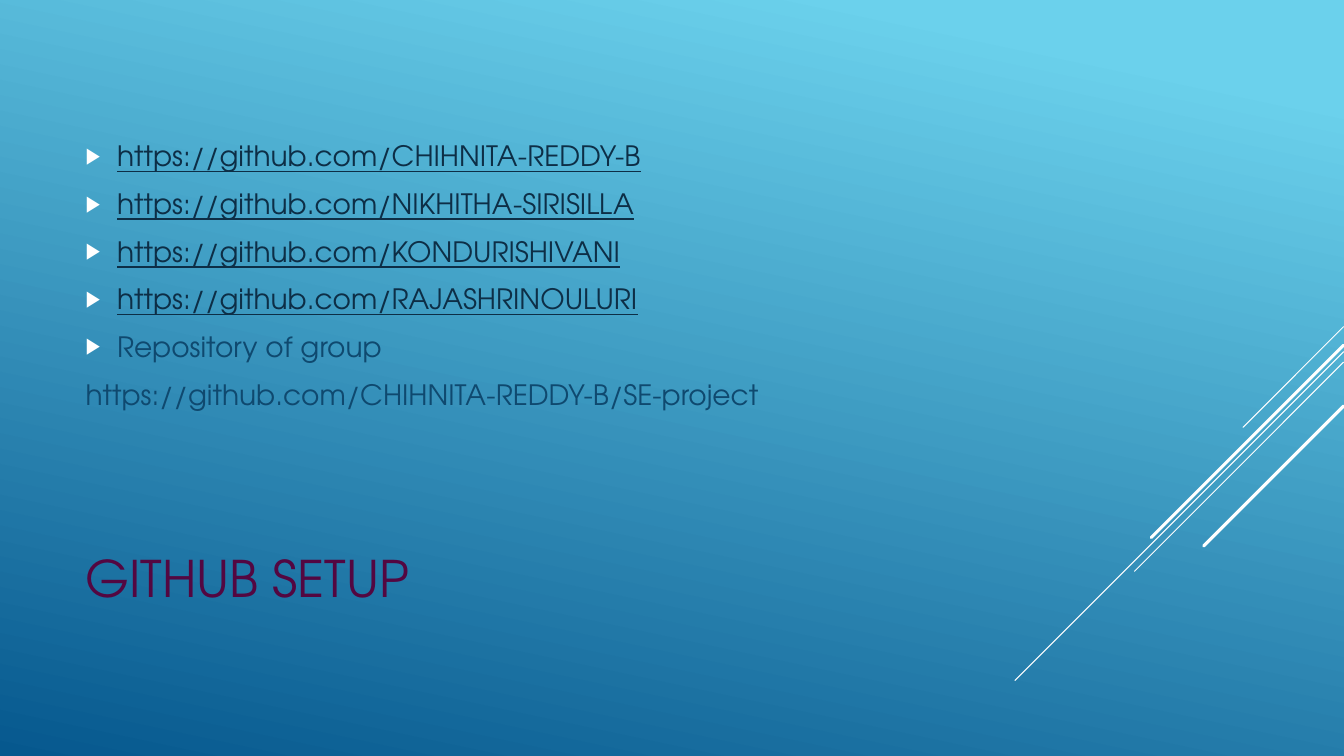
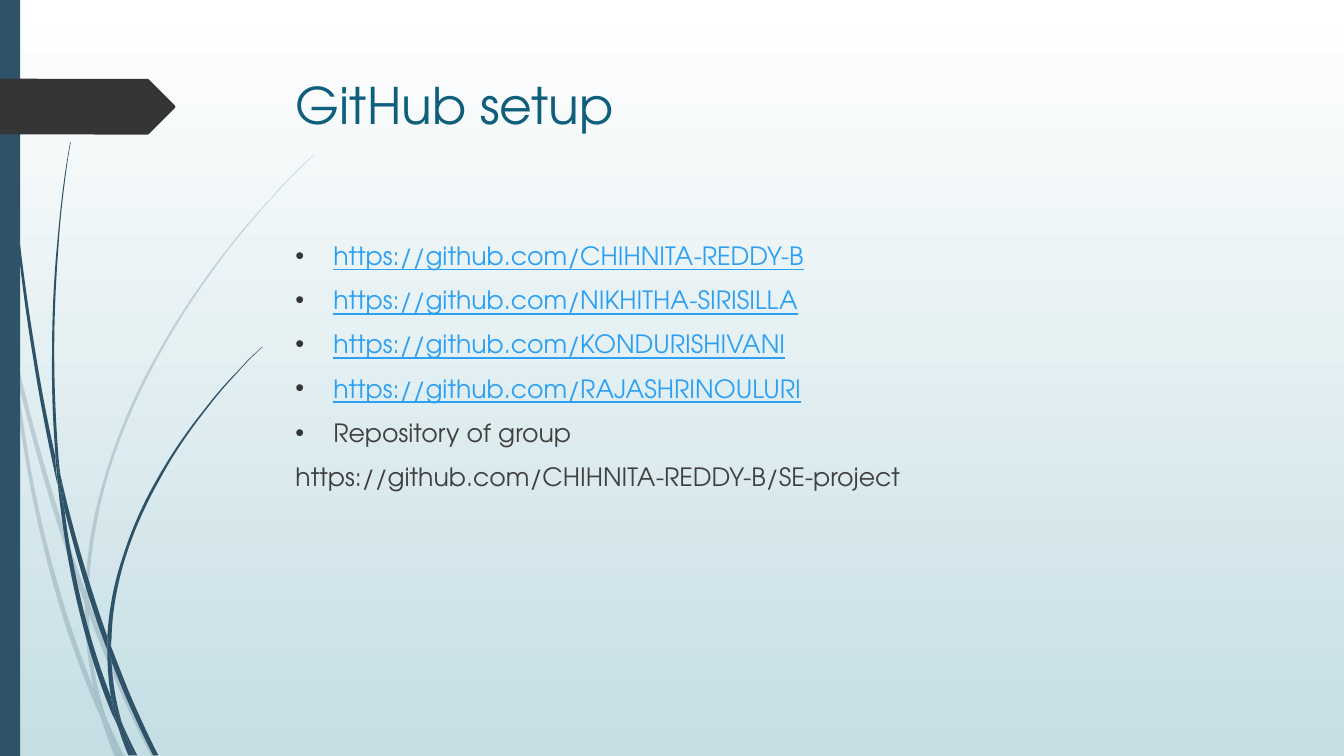
Before and after one commit to CHIHNITA-REDDY-B/SE-project, a slide deck: slide 17 of SE_ project.pptx (slide 12 before the commit). Drawn at 1344x756 pixels with LibreOffice and Linux fonts; fonts in the diff are those of the drawing. Boxes give left, top, right and bottom in pixels: in the first picture for what was removed or moved away, otherwise in the second. Text is boxed around its words. In the diff, an @@ line names an element or a change of style, - is before the commit and + after.

Commit message:
SE Project
Image To Text Convertor

```diff
--- a/SE_ project.pptx
+++ b/SE_ project.pptx
@@ background gradient #6ED2EB to #06588E to gradient #FFFFFF to #C5DEE5 @@
@@ rectangle added at [0,0,20,756], fill #2E5369 @@
@@ freeform shape added at [0,79,175,134], fill #353535 @@
@@ title "GitHub setup" at [296,86,613,134]: vertical alignment middle to top @@
@@ title at [296,86,613,134]: text changed; text colour #520741 to #0F5E7C @@
-GITHUB SETUP
+GitHub setup
@@ text "https://github.com/CHIHNITA-REDDY-B": place and size @@
-text "https://github.com/CHIHNITA-REDDY-B" at [86,145,759,411]
+text "https://github.com/CHIHNITA-REDDY-B" at [295,246,900,492]
@@ text "https://github.com/CHIHNITA-REDDY-B" at [295,246,900,492]: size 20 to 18 pt; text colour #0D2E46 to #2DA0F1 in "https://github.com/CHIHNITA-REDDY-B", "https://github.com/NIKHITHA-SIRISILLA", "https://github.com/KONDURISHIVANI", "https://github.com/RAJASHRINOULURI"; text colour #0F496F to #404040 in "Repository of group", "https://github.com/CHIHNITA-REDDY-B/SE-project"; bullet ▶ to •; bullet colour #FFFFFF to #353535; vertical alignment middle to top @@
@@ group removed at [1015,327,1344,681]: 5 lines @@
@@ group added at [0,154,315,756]: 10 freeform shapes @@
@@ group added at [3,0,262,756]: 12 freeform shapes @@
```
Also in this commit, not shown: 13 other slides changed, 5 slides added.
